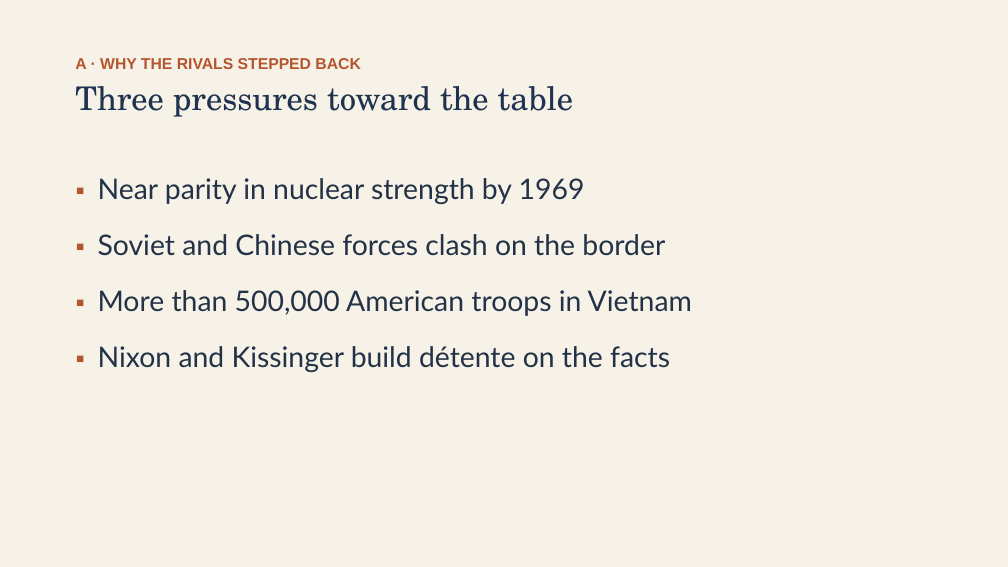
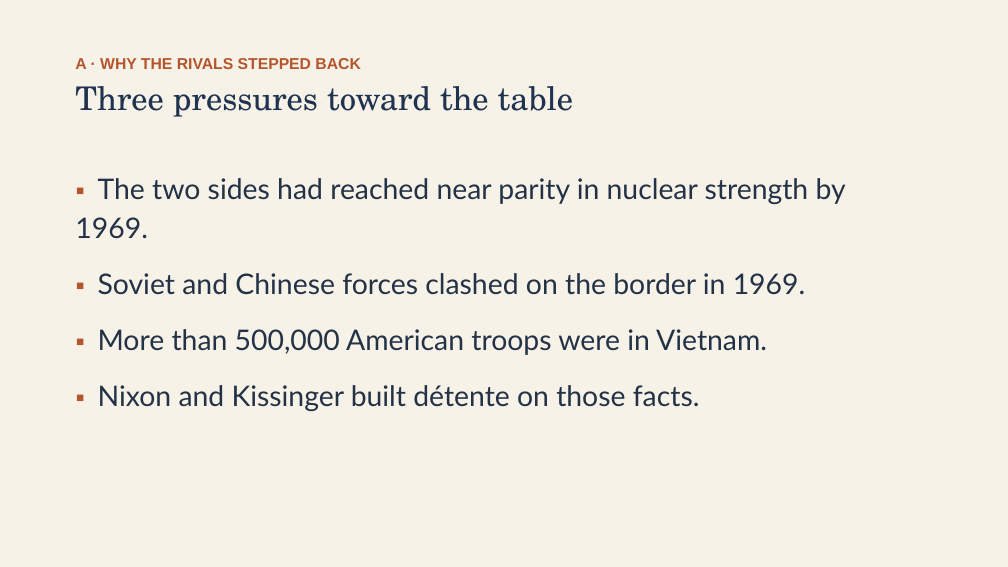
Before and after one commit to ab17gthb/humanities-curriculum-group, a slide deck: slide 5 of cold-war/lesson-07/lesson-07-slides.pptx. Drawn at 1008x567 pixels with LibreOffice and Linux fonts; fonts in the diff are those of the drawing. Boxes give left, top, right and bottom in pixels: in the first picture for what was removed or moved away, otherwise in the second. Text is boxed around its words. In the diff, an @@ line names an element or a change of style, - is before the commit and + after.

Commit message:
Rollout: Cold War L7 reworked and live (Détente, Human Rights, and the Evil Empire)

```diff
--- a/cold-war/lesson-07/lesson-07-slides.pptx
+++ b/cold-war/lesson-07/lesson-07-slides.pptx
@@ text at (75,178,846,411): text changed @@
-▪ Near parity in nuclear strength by 1969
-▪ Soviet and Chinese forces clash on the border
-▪ More than 500,000 American troops in Vietnam
-▪ Nixon and Kissinger build détente on the facts
+▪ The two sides had reached near parity in nuclear strength by 1969.
+▪ Soviet and Chinese forces clashed on the border in 1969.
+▪ More than 500,000 American troops were in Vietnam.
+▪ Nixon and Kissinger built détente on those facts.
```
Also in this commit, not shown: 11 other slides changed, 6 other files.
